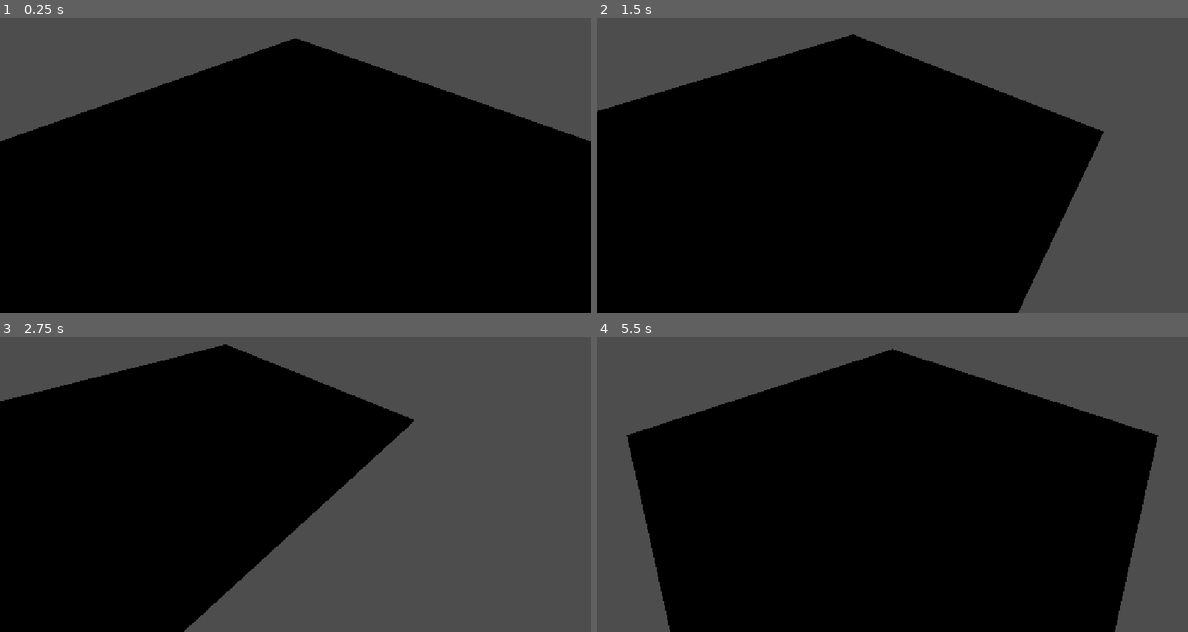
Above: before the commit, frames 1-4 (two rows, left to right).
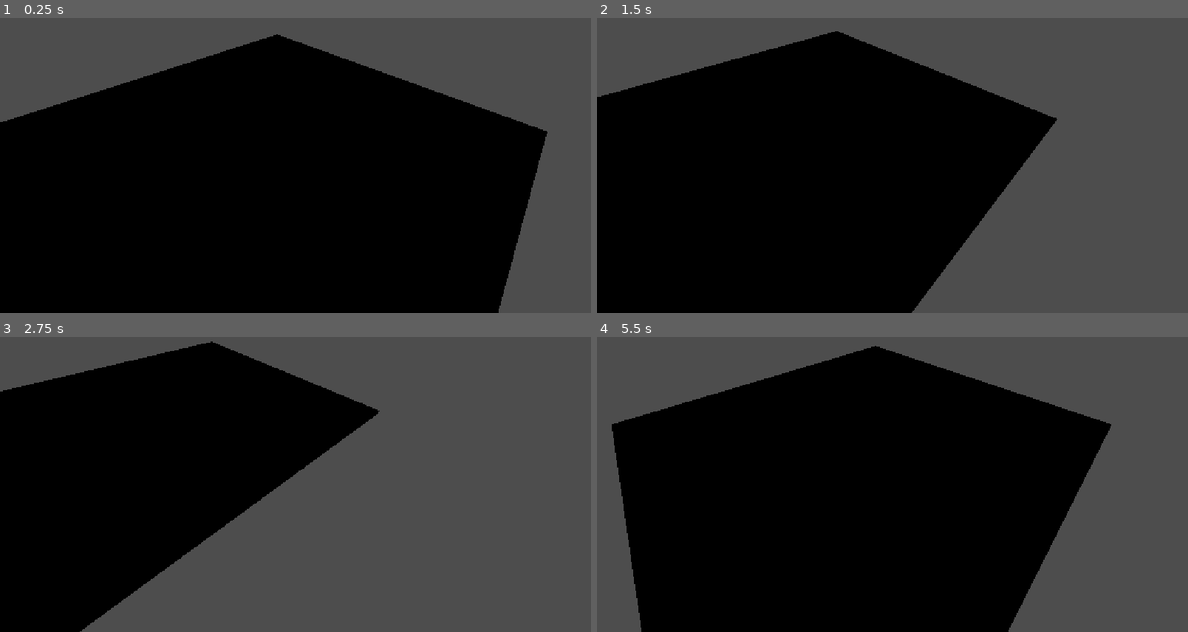
Above: after the commit, the same moments.

Repository: Nohait/MODAL_CSC
Game: Godot game, scene res://scenes/main.tscn
Two runs of this game, one before a commit and one after it. Both use one fixed random seed, a clock stepped at 60 frames per second and the inputs below.
Inputs:
- Up to frame 1 (0.25 s): no input
- Up to frame 2 (1.5 s): tap Enter at 0.5 s; hold D (move_right) 0.53-1.28 s; hold S (move_backward) from 1.28 s (still down)
- Up to frame 3 (2.75 s): release S (move_backward) at 2.03 s; hold D (move_right) from 2.03 s (still down)
- Up to frame 4 (5.5 s): release D (move_right) at 2.78 s; hold W (move_forward) 2.78-3.53 s; hold A (move_left) 3.53-5.03 s; hold S (move_backward) from 5.03 s (still down)

The runs differ from the first frame. In frame 1, 10% of the frame differs, in the area x 0-100%, y 5-100%; in frame 2, 11%; in frame 3, 11%; in frame 4, 14%, in the area x 2-95%, y 3-100%.

Commit message:
ajout ennemi
- corps ajouté
- zone de detection
- algo de suivi
- zone de sortie
(pour l'instant suivi ne fonctionne pas)

Diff:
--- /dev/null
+++ b/gta-vii/scenes/ennemi.gd
@@ -0,0 +1,55 @@
+extends CharacterBody3D
+var cible = null
+var distance_attaque = 1
+var distance_lacher = 10
+var attaque_cooldown = 2
+var attaque_timer = 0.0
+# Called when the node enters the scene tree for the first time.
+func _ready() -> void:
+	pass # Replace with function body.
+
+func _on_surface_detection_body_entered(body: Node3D) -> void:
+	if body.is_in_group("player"):
+		cible = body
+		print("Joueur détecté !")
+
+func _physics_process(delta):
+	attaque_timer -= delta 	#A chaque frame, le cooldown réduit
+
+	if cible != null:	#Une fois que le joueur est pris pour cible
+		var distance = global_position.distance_to(cible.global_position)
+
+		if distance > distance_lacher: #calcul de sortie de range
+			cible = null
+			velocity = Vector3.ZERO
+
+		elif distance > distance_attaque: # comportement dans la range
+			var direction = global_position.direction_to(cible.global_position)
+			velocity = direction * 2.0
+			move_and_slide()
+
+		else: #comportement dans la portée d'attaque
+			velocity = Vector3.ZERO
+
+			var direction = global_position.direction_to(cible.global_position)
+			velocity = direction * (-10.0)
+			move_and_slide()
+
+			if attaque_timer <0:
+				attaque()
+
+			direction = global_position.direction_to(cible.global_position)
+			velocity = direction * (10.0)
+			move_and_slide()
+
+func attaque():
+	print("Le joueur est attaqué")
+	if cible != null:
+		pass
+	attaque_timer = attaque_cooldown
+
+
+
+
+func _on_area_3d_body_entered(body: Node3D) -> void:
+	pass # Replace with function body.
--- /dev/null
+++ b/gta-vii/scenes/ennemi.tscn
@@ -0,0 +1,34 @@
+[gd_scene format=3 uid="uid://dwiv1dkuelgob"]
+
+[ext_resource type="Script" uid="uid://bctknvq5lsvt5" path="res://scenes/ennemi.gd" id="1_i8ure"]
+
+[sub_resource type="CapsuleMesh" id="CapsuleMesh_htr4c"]
+radius = 0.3
+height = 1.3
+
+[sub_resource type="StandardMaterial3D" id="StandardMaterial3D_0wfyh"]
+albedo_color = Color(4.042983e-06, 0.58888495, 0.7554547, 1)
+
+[sub_resource type="CapsuleShape3D" id="CapsuleShape3D_gy6ao"]
+radius = 0.3
+height = 1.3
+
+[sub_resource type="SphereShape3D" id="SphereShape3D_ii04w"]
+radius = 5.0
+
+[node name="ennemi" type="CharacterBody3D" unique_id=696569544]
+script = ExtResource("1_i8ure")
+
+[node name="MeshInstance3D" type="MeshInstance3D" parent="." unique_id=1691695080]
+mesh = SubResource("CapsuleMesh_htr4c")
+surface_material_override/0 = SubResource("StandardMaterial3D_0wfyh")
+
+[node name="CollisionShape3D" type="CollisionShape3D" parent="." unique_id=308344845]
+shape = SubResource("CapsuleShape3D_gy6ao")
+
+[node name="Area3D" type="Area3D" parent="." unique_id=1118271271]
+
+[node name="CollisionShape3D" type="CollisionShape3D" parent="Area3D" unique_id=546525673]
+shape = SubResource("SphereShape3D_ii04w")
+
+[connection signal="body_entered" from="Area3D" to="." method="_on_area_3d_body_entered"]
--- a/gta-vii/scenes/main.tscn
+++ b/gta-vii/scenes/main.tscn
@@ -1,6 +1,7 @@
 [gd_scene format=3 uid="uid://dt47l8r7abrjp"]
 
 [ext_resource type="PackedScene" uid="uid://luimd4nfrie4" path="res://scenes/player.tscn" id="1_o5qli"]
+[ext_resource type="PackedScene" uid="uid://dwiv1dkuelgob" path="res://scenes/ennemi.tscn" id="2_0wfyh"]
 
 [sub_resource type="BoxMesh" id="BoxMesh_sysh0"]
 size = Vector3(20, 0.2, 20)
@@ -19,4 +20,6 @@
 shape = SubResource("BoxShape3D_sgp6g")
 
 [node name="player" parent="." unique_id=1836946001 instance=ExtResource("1_o5qli")]
-transform = Transform3D(1, 0, 0, 0, 1, 0, 0, 0, 1, 0, 1, 0)
+transform = Transform3D(1, 0, 0, 0, 1, 0, 0, 0, 1, 1.9516668, 0.93462706, -0.5206318)
+
+[node name="ennemi" parent="." unique_id=696569544 groups=["player"] instance=ExtResource("2_0wfyh")]
Not shown, added: gta-vii/scenes/ennemi.gd.uid
